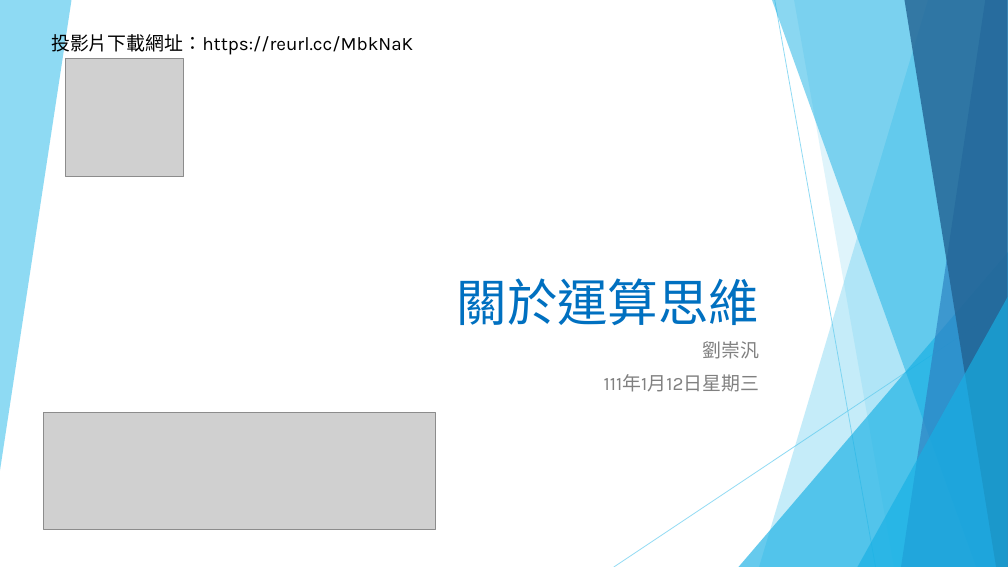
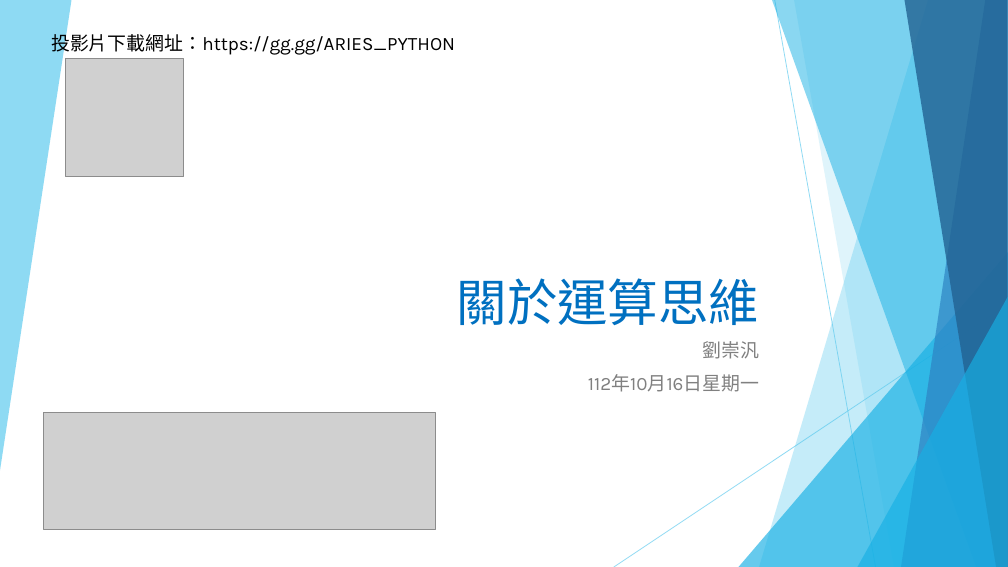
Before and after one commit to liulawsi/My_PPTs, a slide deck: slide 1 of LCC/Python/02_關於運算思維.pptx. Drawn at 1008x567 pixels with LibreOffice and Linux fonts; fonts in the diff are those of the drawing; grey boxes stand for pictures. Boxes give left, top, right and bottom in pixels: in the first picture for what was removed or moved away, otherwise in the second. Text is boxed around its words. In the diff, an @@ line names an element or a change of style, - is before the commit and + after.

```diff
--- a/LCC/Python/02_關於運算思維.pptx
+++ b/LCC/Python/02_關於運算思維.pptx
@@ text at <box>51,31,455,56</box>: text changed @@
-投影片下載網址：https://reurl.cc/MbkNaK
+投影片下載網址：https://gg.gg/ARIES_PYTHON
@@ subtitle at <box>588,374,759,392</box>: text changed @@
-111年1月12日星期三
+112年10月16日星期一
```
Also in this commit, not shown: 13 other slides changed, 3 slides added, 15 other files.
